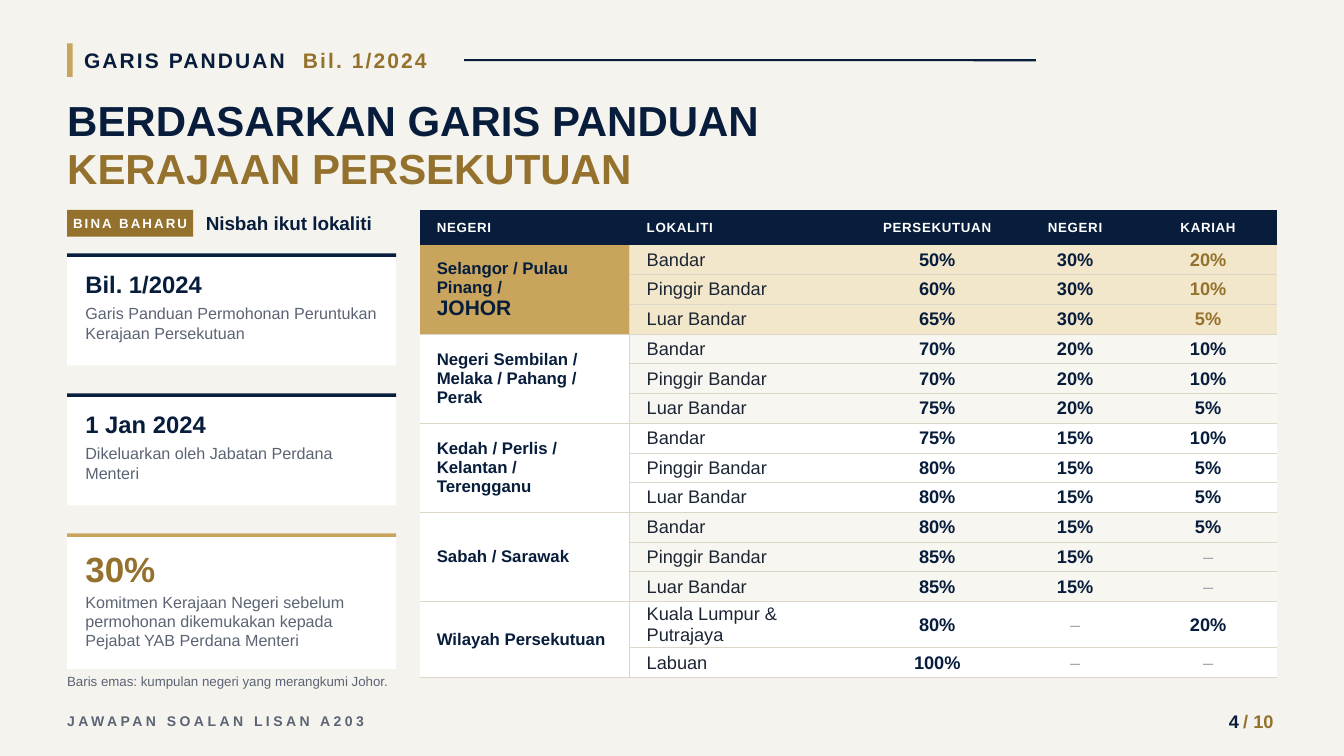
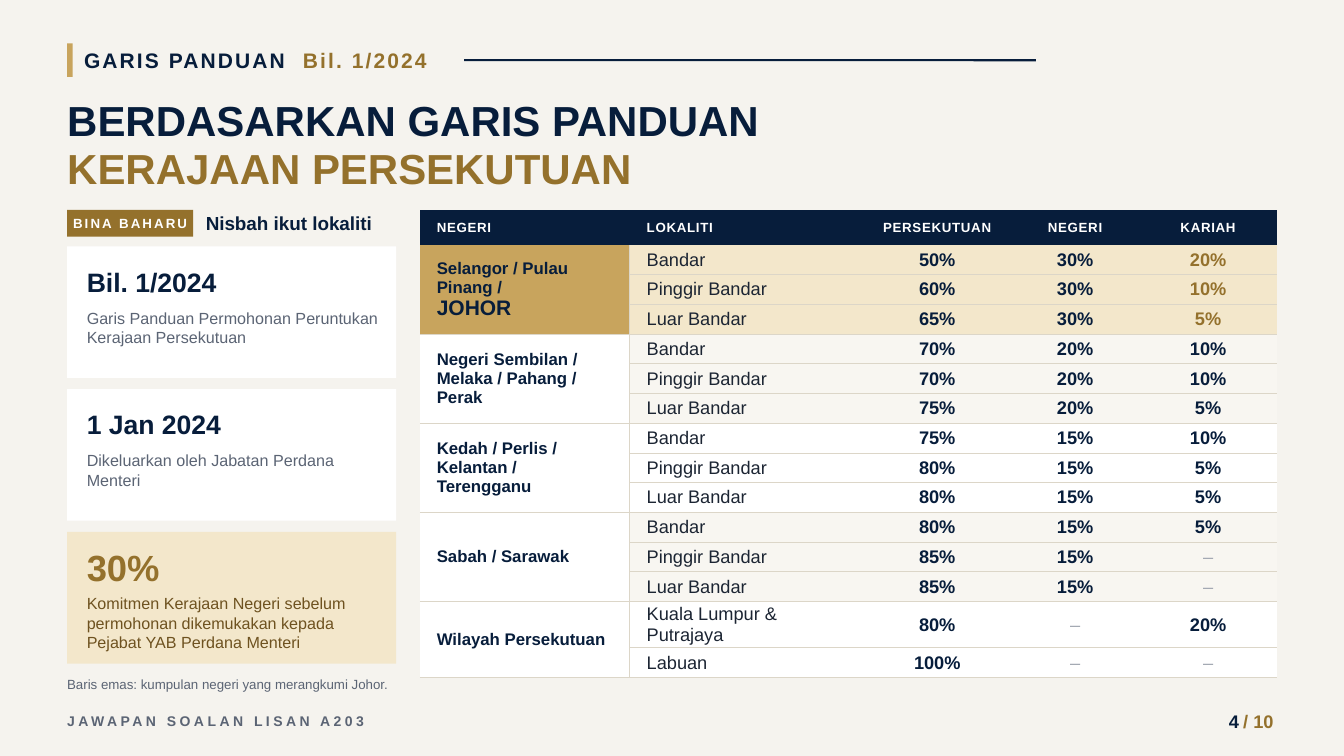
Before and after one commit to nawaljoe/Nawal, a slide deck: slide 4 of infografik-a203/pptx/A203_Infografik_16x9.pptx. Drawn at 1344x756 pixels with LibreOffice and Linux fonts; fonts in the diff are those of the drawing; background and template pictures are left out. Boxes give left, top, right and bottom in pixels: in the first picture for what was removed or moved away, otherwise in the second. Text is boxed around its words. In the diff, an @@ line names an element or a change of style, - is before the commit and + after.

```diff
--- a/infografik-a203/pptx/A203_Infografik_16x9.pptx
+++ b/infografik-a203/pptx/A203_Infografik_16x9.pptx
@@ rectangle resized from (x1=68, y1=253, x2=396, y2=365) to (x1=68, y1=246, x2=396, y2=378) @@
@@ rectangle removed at (x1=68, y1=253, x2=396, y2=256) @@
@@ text "Bil. 1/2024" at (x1=87, y1=272, x2=216, y2=293): size 17 to 19 pt @@
@@ text "Garis Panduan Permohonan Peruntukan Kerajaan ..." moved from (x1=85, y1=307, x2=376, y2=343) to (x1=87, y1=312, x2=377, y2=347) @@
@@ rectangle resized from (x1=68, y1=393, x2=396, y2=505) to (x1=68, y1=389, x2=396, y2=521) @@
@@ rectangle removed at (x1=68, y1=393, x2=396, y2=396) @@
@@ text "1 Jan 2024" at (x1=87, y1=415, x2=221, y2=435): size 17 to 19 pt @@
@@ text "Dikeluarkan oleh Jabatan Perdana Menteri" moved from (x1=85, y1=447, x2=333, y2=479) to (x1=87, y1=454, x2=334, y2=486) @@
@@ rectangle resized from (x1=68, y1=533, x2=396, y2=669) to (x1=68, y1=532, x2=396, y2=664) @@
@@ rectangle at (x1=68, y1=532, x2=396, y2=664): fill #FFFFFF to #F3E7CB @@
@@ rectangle removed at (x1=68, y1=533, x2=396, y2=536) @@
@@ text "30%" at (x1=87, y1=555, x2=160, y2=582): size 25 to 26 pt @@
@@ text "Komitmen Kerajaan Negeri sebelum permohonan ..." at (x1=87, y1=597, x2=346, y2=652): text colour #5B6474 to #6E5220 @@
```
Also in this commit, not shown: 1 other file.
